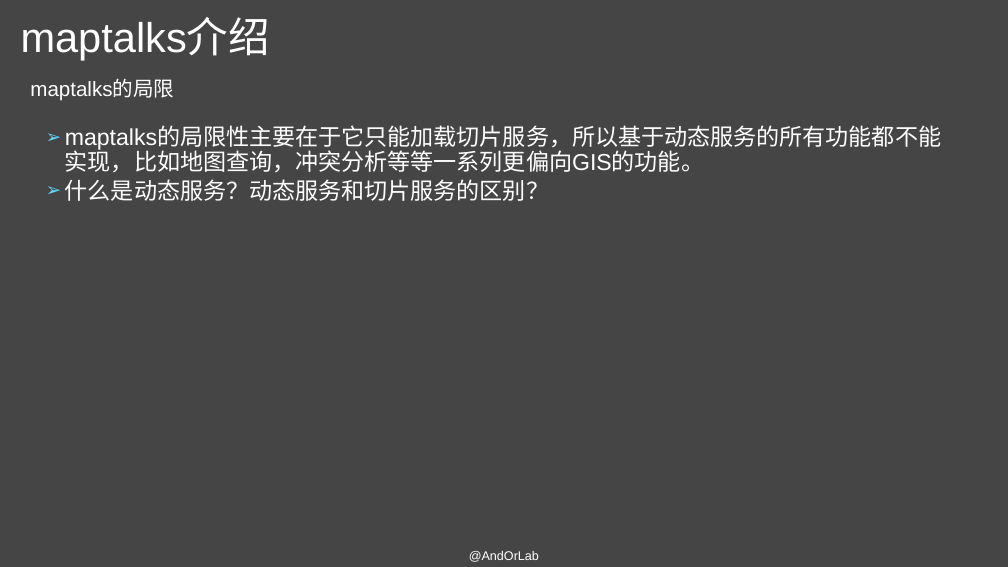
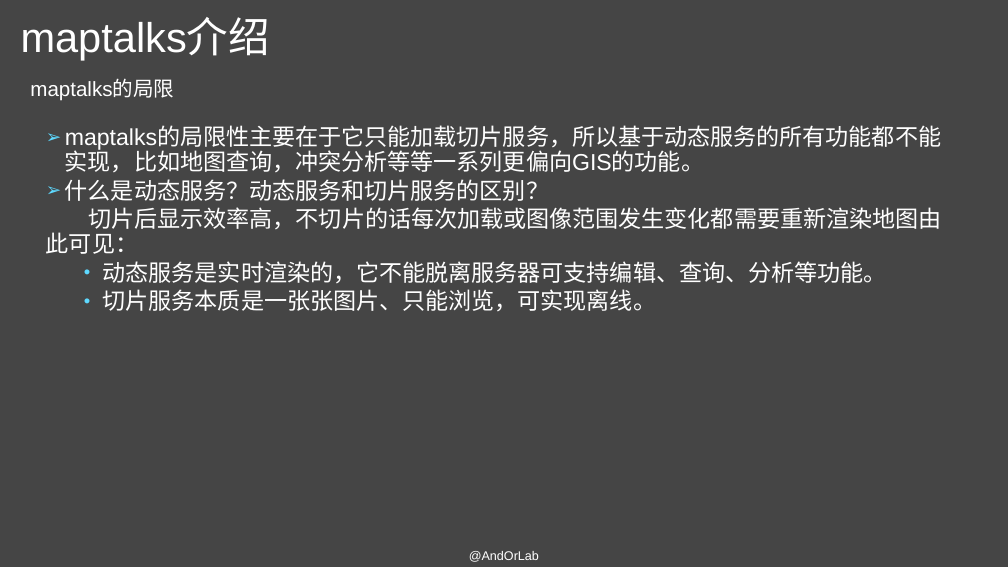
Before and after one commit to AndorLab/TodoList, a slide deck: slide 7 of contents/2018-11-14-杜秀秀/maptalks使用基础.pptx. Drawn at 1008x567 pixels with LibreOffice and Linux fonts; fonts in the diff are those of the drawing. Boxes give left, top, right and bottom in pixels: in the first picture for what was removed or moved away, otherwise in the second. Text is boxed around its words. In the diff, an @@ line names an element or a change of style, - is before the commit and + after.

```diff
--- a/contents/2018-11-14-杜秀秀/maptalks使用基础.pptx
+++ b/contents/2018-11-14-杜秀秀/maptalks使用基础.pptx
@@ text at box(46, 207, 941, 311): paragraphs added @@
+切片后显示效率高，不切片的话每次加载或图像范围发生变化都需要重新渲染地图由 此可见：
+  • 动态服务是实时渲染的，它不能脱离服务器可支持编辑、查询、分析等功能。
+  • 切片服务本质是一张张图片、只能浏览，可实现离线。
```
Also in this commit, not shown: 1 slide added.
